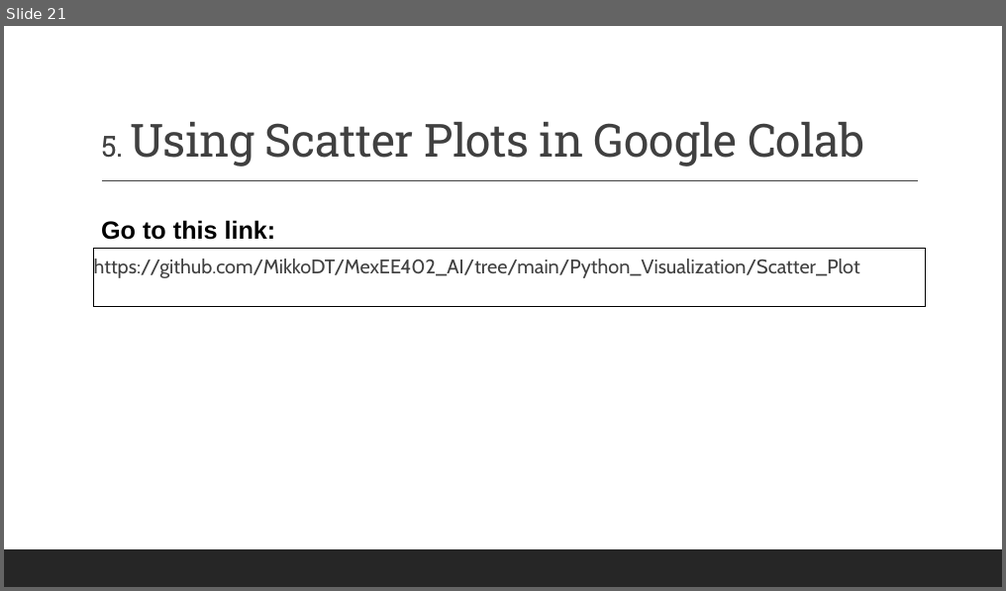
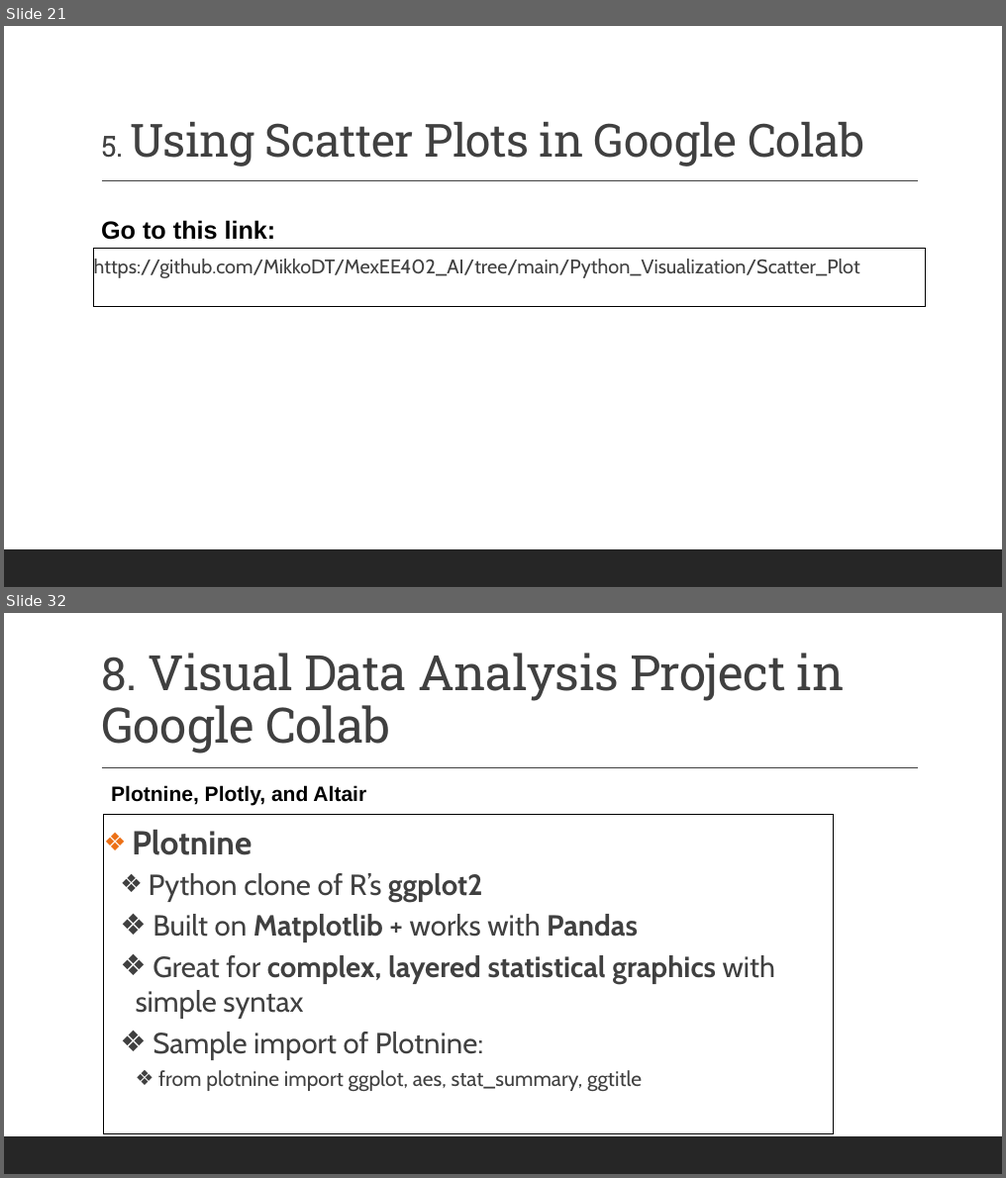
Before and after one commit to MikkoDT/MexEE402_AI, a slide deck: Lectures/II_Data_Visualization_with_Python.pptx. Shown one above the other, each under a label of ours: slide 21 before the commit, slides 21 and 32 after it; the slides between them are not shown. The pictures are 1006x591 and 1006x1178 pixels, drawn with LibreOffice and Linux fonts; fonts in the diff are those of the drawing. Boxes give left, top, right and bottom in pixels: in the first picture for what was removed or moved away, otherwise in the second. Text is boxed around its words. In the diff, an @@ line names an element or a change of style, - is before the commit and + after.

```diff
--- a/Lectures/II_Data_Visualization_with_Python.pptx
+++ b/Lectures/II_Data_Visualization_with_Python.pptx
@@ slide 32 added at [4,613,1002,1174], background #FFFFFF; not listed: 2 template elements that a slide beside it also shows @@
@@ title added at [101,653,845,754], 47 pt, text #404040 @@
+8. Visual Data Analysis Project in Google Colab
@@ text added at [111,785,366,805], 20 pt, text #000000, bold @@
+Plotnine, Plotly, and Altair
@@ text added at [104,814,833,1134], outline #000000 0.75 pt, 28 pt, text #404040 @@
+❖ Plotnine
+  ❖ Python clone of R’s ggplot2
+  ❖ Built on Matplotlib + works with Pandas
+  ❖ Great for complex, layered statistical graphics with simple syntax
+  ❖ Sample import of Plotnine:
+    ❖ from plotnine import ggplot, aes, stat_summary, ggtitle
```
Also in this commit, not shown: 10 other slides added, 7 other files.
